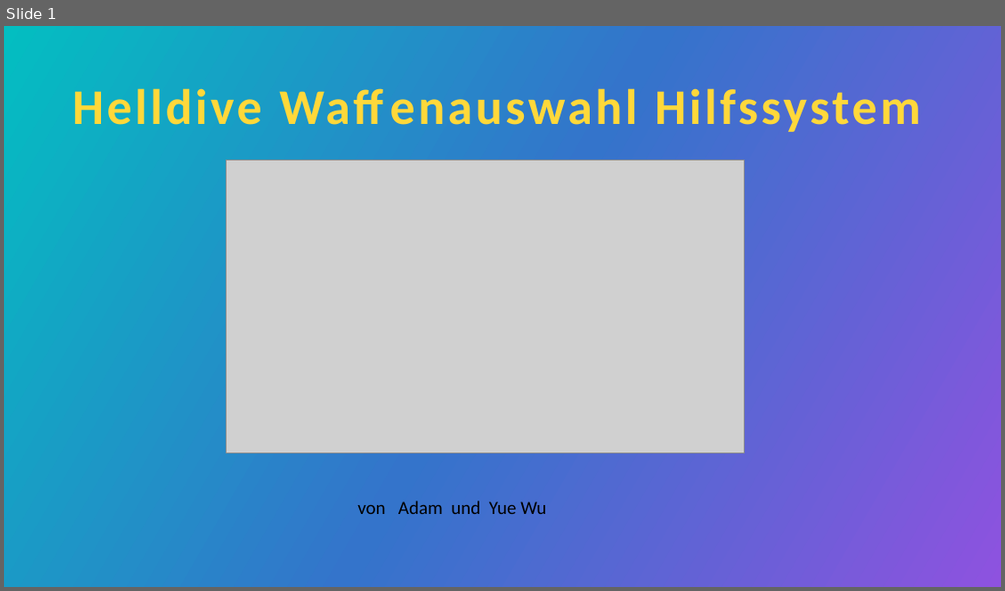
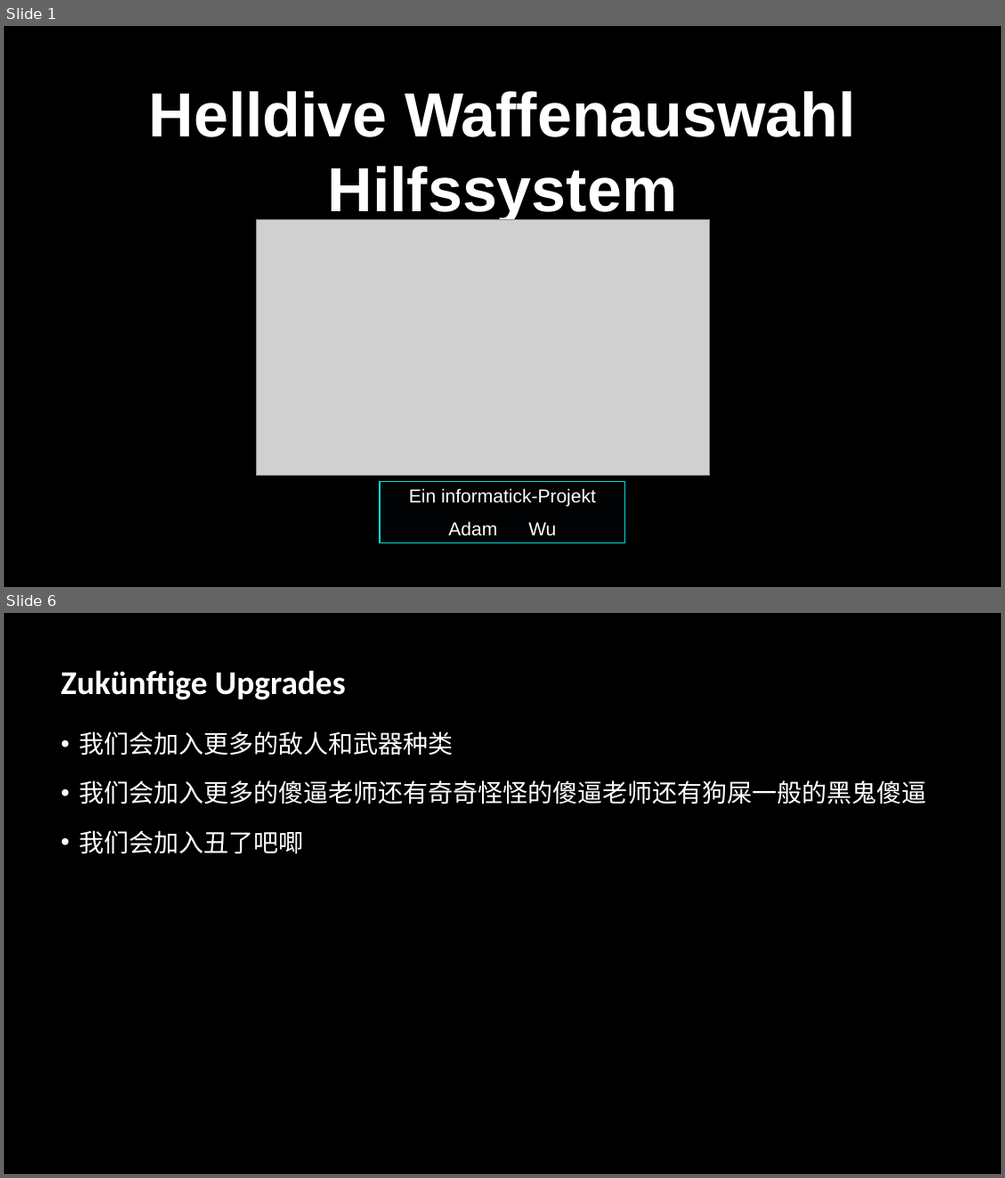
Before and after one commit to SmashedAdam/HELLDIVE, a slide deck: docs/Helldive Waffenauswahl Hilfssystem.pptx. Shown one above the other, each under a label of ours: slide 1 before the commit, slides 1 and 6 after it; the slides between them are not shown. The pictures are 1005x591 and 1005x1178 pixels, drawn with LibreOffice and Linux fonts; fonts in the diff are those of the drawing; grey boxes stand for pictures; background and template pictures are left out. Boxes give left, top, right and bottom in pixels: in the first picture for what was removed or moved away, otherwise in the second. Text is boxed around its words. In the diff, an @@ line names an element or a change of style, - is before the commit and + after.

```diff
--- a/docs/Helldive Waffenauswahl Hilfssystem.pptx
+++ b/docs/Helldive Waffenauswahl Hilfssystem.pptx
@@ slide 6 added at bbox=[4, 613, 1001, 1174], background #000000 @@
@@ title added at bbox=[61, 670, 346, 700], 32 pt, text #FFFFFF, bold @@
+Zukünftige Upgrades
@@ text added at bbox=[80, 731, 927, 854], 24 pt, text #FFFFFF @@
+• 我们会加入更多的敌人和武器种类
+• 我们会加入更多的傻逼老师还有奇奇怪怪的傻逼老师还有狗屎一般的黑鬼傻逼
+• 我们会加入丑了吧唧
@@ slide 1 changed as well @@
@@ background gradient #03BEC1 to #3474CB to #8E52DF to picture (left out) @@
@@ title "Helldive Waffenauswahl Hilfssystem": place and size @@
-title "Helldive Waffenauswahl Hilfssystem" at bbox=[73, 88, 921, 132]
+title "Helldive Waffenauswahl Hilfssystem" at bbox=[149, 91, 856, 223]
@@ title "Helldive Waffenauswahl Hilfssystem" at bbox=[149, 91, 856, 223]: size 48 to 60 pt, font Calibri to Arial, text colour gradient #F8C334 to #FFD83A to #FFFD6D to #FFFEB8 to gradient #FFFFFF to #03DBD9, letter spacing 3 to 0 pt; vertical alignment middle to bottom @@
@@ picture: place and size @@
-picture at bbox=[226, 160, 744, 453]
+picture at bbox=[256, 220, 709, 475]
@@ text removed at bbox=[357, 500, 546, 514] @@
-von Adam und Yue Wu
@@ text added at bbox=[380, 482, 624, 543], fill #000203, outline #03DBD9 1 pt, 18 pt, text #FFFFFF @@
+Ein informatick-Projekt
+Adam Wu
```
Also in this commit, not shown: 5 other slides added, 6 slides removed.
